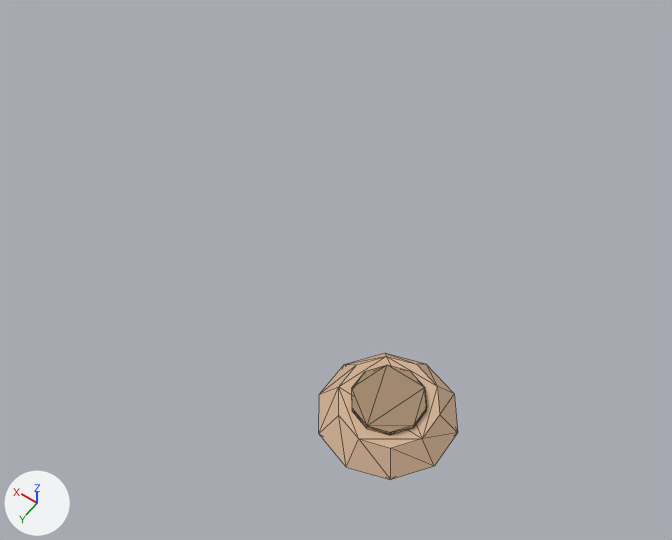
The glTF model assets/3d/models/building_bloomery_foundation.glb: old version first, new version second.
The view is the same before and after, from a 50 mm lens placed at (-2.32, 3.37, 4.8), pointed at (-0.09, 0.24, -0.11). Arrows for +X, +Y and +Z are at lower left; the lights stay in place. The older version comes first. Mesh edges are drawn as thin lines. Vertices at exactly the same position are counted once.

The older version as bpy lines, for what is in view:
```python
me_building_bloomery_foundation = bpy.data.meshes.new('building_bloomery_foundation')
me_building_bloomery_foundation.from_pydata(...)  # a 10-sided cut cone along z (radius 0.42 at the low end, 0.3 at the high end) spanning x -1.399..-0.601, y 0.58..1.42, z 0.0..0.147, material slot 0; a 10-sided cylinder along z spanning x -1.209..-0.791, y 0.78..1.22, z 0.147..0.18, material slot 1
me_building_bloomery_foundation.materials.append(mat_clay)  # beige #d4b395
me_building_bloomery_foundation.materials.append(mat_earth)  # beige #a2896c
ob_building_bloomery_foundation = bpy.data.objects.new('building_bloomery_foundation', me_building_bloomery_foundation)
ob_building_bloomery_foundation.location = (0.0, 0.0, 0.0)
```
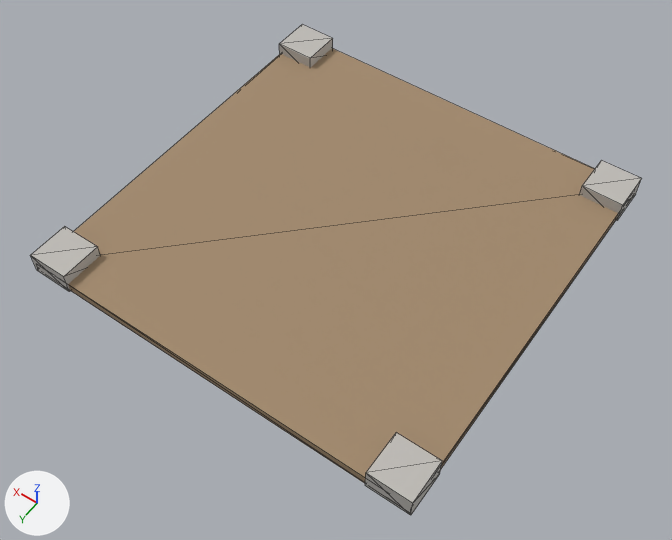
Edits to the bpy script that builds the scene:
```text
Add mat_stone:
    mat_stone = principled_material('stone')
    mat_stone.base_color = (0.52, 0.5, 0.47)  # light grey #bfbcb6
    mat_stone.roughness = 0.85
Change me_building_bloomery_foundation:
    used by ob_building_bloomery_foundation; location = (0.0, 0.0, 0.0)
    remove me_building_bloomery_foundation.from_pydata(...)  # 40 vertices, 72 faces; spans x -1.399..-0.601, y 0.58..1.42, z 0.0..0.18
    remove me_building_bloomery_foundation.materials.append(mat_clay)  # beige #d4b395
    add me_building_bloomery_foundation.from_pydata(...)  # 40 vertices, 60 faces; spans x -1.45..1.45, y -1.45..1.45, z 0.0..0.16
    me_building_bloomery_foundation part 1: a new loose piece, a box spanning x -1.45..-1.15, y -1.45..-1.15, z 0.0..0.16, in mat_stone (light grey #bfbcb6)
    me_building_bloomery_foundation part 2: a new loose piece, a box spanning x -1.45..-1.15, y 1.15..1.45, z 0.0..0.16, in mat_stone (light grey #bfbcb6)
    me_building_bloomery_foundation part 3: a new loose piece, a box spanning x 1.15..1.45, y -1.45..-1.15, z 0.0..0.16, in mat_stone (light grey #bfbcb6)
    me_building_bloomery_foundation part 4: a new loose piece, a box spanning x 1.15..1.45, y 1.15..1.45, z 0.0..0.16, in mat_stone (light grey #bfbcb6)
    me_building_bloomery_foundation part 5: a new loose piece, a box spanning x -1.44..1.44, y -1.44..1.44, z 0.0..0.07, in mat_earth (beige #a2896c)
    me_building_bloomery_foundation part 6: the loose piece of 20 vertices spanning x -1.399..-0.601, y 0.58..1.42, z 0.0..0.147 is deleted
    me_building_bloomery_foundation part 7: the loose piece of 20 vertices spanning x -1.209..-0.791, y 0.78..1.22, z 0.147..0.18 is deleted
    add me_building_bloomery_foundation.materials.append(mat_stone)  # light grey #bfbcb6
```

What differs and where, as boxes [x1, y1, x2, y2] in the pictures (672 x 540 px):
'building_bloomery_foundation', reshaped (337% wider, 284% taller): before [319, 353, 458, 480]; after [31, 24, 642, 515]
part 1 of me_building_bloomery_foundation, added: after [579, 160, 642, 220]
part 2 of me_building_bloomery_foundation, added: after [365, 432, 442, 515]
part 3 of me_building_bloomery_foundation, added: after [279, 24, 333, 67]
part 4 of me_building_bloomery_foundation, added: after [31, 226, 100, 292]
part 5 of me_building_bloomery_foundation, added (beige): after [68, 48, 618, 483]
part 6 of me_building_bloomery_foundation, deleted (beige): before [319, 353, 458, 480]
part 7 of me_building_bloomery_foundation, deleted (beige): before [352, 365, 426, 435]
